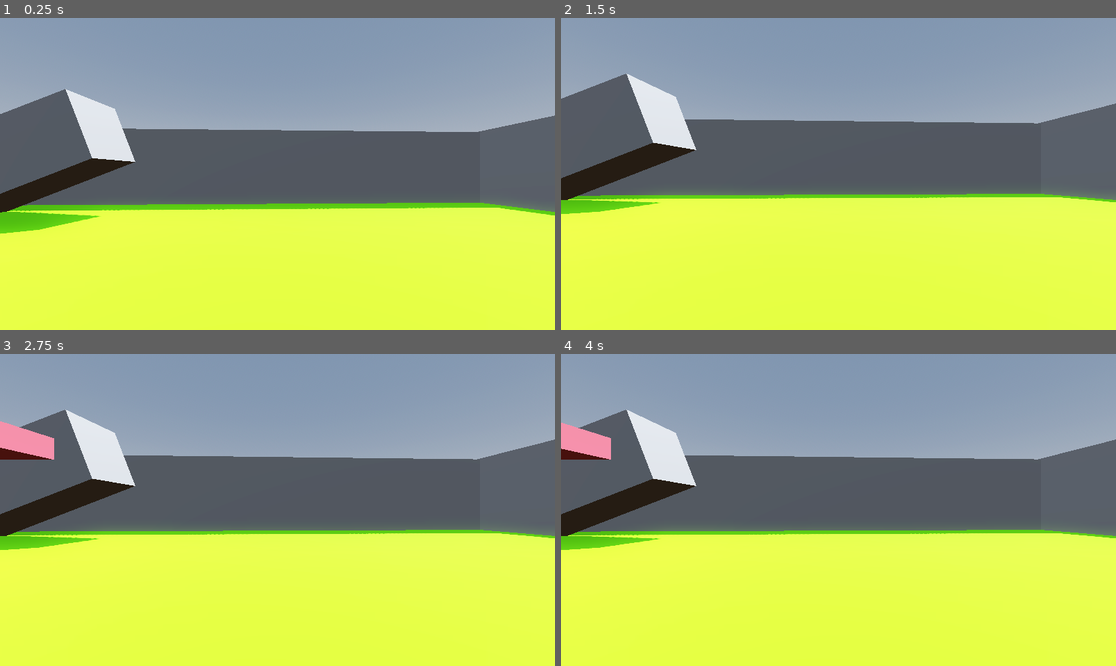
Above: before the commit, frames 1-4 (two rows, left to right).
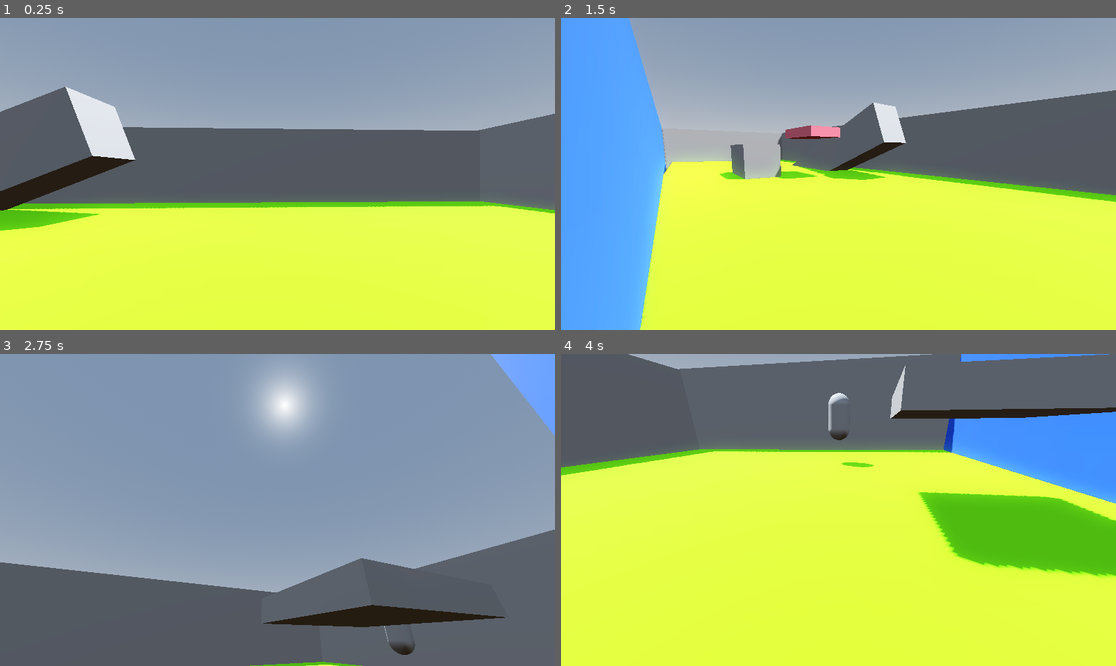
Above: after the commit, the same moments.

Repository: wyttnytt/MAC
Game: Godot game, scene res://world.tscn
The game is run twice, just before and just after one commit, with the same random seed, the same clock (stepped at 60 frames per second) and the same inputs.
Inputs (mouse positions are in pixels of both pictures, inside the frame that each line leads up to):
- Up to frame 1 (0.25 s): no input
- Up to frame 2 (1.5 s): move the mouse to (960, 158) at 0.52 s; hold D (right) 0.53-1.28 s; tap Shift (crouch) at 0.6, 1.35 s; tap Space (jump) at 0.77 s; move the mouse to (727, 189) at 1.27 s; hold S (back) from 1.28 s (still down)
- Up to frame 3 (2.75 s): tap Space (jump) at 1.52 s; move the mouse to (333, 441) at 2.02 s; release S (back) at 2.03 s; hold D (right) from 2.03 s (still down); hold Ctrl (sprint) from 2.03 s (still down); tap Shift (crouch) at 2.3 s
- Up to frame 4 (4 s): move the mouse to (810, 572) at 2.77 s; release D (right) at 2.78 s; release Ctrl (sprint) at 2.78 s; hold W (forward) 2.78-3.53 s; tap Shift (crouch) at 2.85, 3.6 s; tap Space (jump) at 3.02, 3.77 s; move the mouse to (1005, 556) at 3.52 s; hold A (left) from 3.53 s (still down)

The runs differ from the first frame. In frame 1, 2.2% of the frame differs, in the area x 0-100%, y 22-70%; in frame 2, 29%; in frame 3, 75%, in the area x 0-100%, y 0-100%; in frame 4, 60%.
Error before the commit: Parse Error: Used space character for indentation instead of tab as used before in the file. (res://playermovement.gd:105)

Commit message:
Crouch capabilities

Diff:
--- a/playermovement.gd
+++ b/playermovement.gd
@@ -1,9 +1,9 @@
 extends RigidBody3D
 
-const CROUCH_SPEED = 1.0
-const WALK_SPEED = 75.0
-const MAX_WALK_SPEED = 15.0
-const AIR_SPEED = 10.0
+const CROUCH_SPEED = 20.0
+const WALK_SPEED = 50.0
+const MAX_WALK_SPEED = 10.0
+const AIR_SPEED = 1
 const SPRINT_SPEED = 80.0
 const SENSITIVITY = 0.004
 const BOB_FREQ = 2.0
@@ -13,6 +13,7 @@
 const BASE_FOV = 75.0
 const FOV_CHANGE = 1
 var friction = 0
+var crouch = 0
 var was_on_floor
 var direction = Vector3()
 var velocity = Vector3()
@@ -21,6 +22,7 @@
 var left_collided = false
 var right_collided = false
 var back_collided = false
+var is_roofed = false
 var jump_vector = Vector3(-100,-JUMP_HEIGHT,-100)
 @onready var head = $Head
 @onready var camera = $Head/Camera3D
@@ -32,6 +34,7 @@
 @onready var left = $Head/left
 @onready var right = $Head/right
 @onready var back = $Head/back
+@onready var upboy = $upboy
 # Called when the node enters the scene tree for the first time.
 func _ready() -> void:
 	self.set_contact_monitor(true)
@@ -39,6 +42,7 @@
 	Input.set_mouse_mode(Input.MOUSE_MODE_CAPTURED)
 	linear_damp = 2
 	raycast.enabled = true
+	upboy.enabled = true
 	front.set_monitoring(true)
 	left.set_monitoring(true)
 	right.set_monitoring(true)
@@ -60,6 +64,14 @@
 		return true
 	return false
 
+func _uncrouch_collision() -> bool:
+	upboy.force_raycast_update()  # Update the raycast position
+	if upboy.is_colliding():
+		var collision_point = upboy.get_collision_point()
+		var collider = upboy.get_collider()
+		$"../AnimationPlayer".pause()
+		return true
+	return false
 
 # Called every frame. 'delta' is the elapsed time since the previous frame.
 func _touching_wall(vector) -> Vector3:
@@ -82,6 +94,7 @@
 	var v = sqrt(pow(linear_velocity.x,2)+pow(linear_velocity.y,2)+pow(linear_velocity.z,2))
 	print(input)
 	is_on_floor = _touching_floor()
+	is_roofed = _uncrouch_collision()
 	if Input.is_action_just_pressed("jump") and is_on_floor:
 		apply_central_impulse(Vector3(input.x,1.0*JUMP_HEIGHT,input.z))
 	elif abs(v) < MAX_WALK_SPEED:
@@ -91,7 +104,7 @@
 			set_gravity_scale(1.5)
 			apply_central_impulse(input*AIR_SPEED*delta)
 		else:
-			if Input.is_action_just_pressed("crouch"):
+			if crouch:
 				apply_central_impulse(input*CROUCH_SPEED*delta)
 			else:
 				apply_central_impulse(input*WALK_SPEED*delta)
@@ -99,21 +112,20 @@
 		pass
 	#crouching below
 	if Input.is_action_just_pressed("crouch"):
+		crouch = 1
+	elif Input.is_action_just_released("crouch"):
+		crouch = -1
+	elif crouch == 1:
+		crouch = 0
 		$"../AnimationPlayer".play("crouch")
-		print ("whar")
-	elif Input.is_action_just_released("crouch"):
+		linear_damp = 3
+		linear_velocity = Vector3(0,0,0)
+	elif crouch == -1 and not is_roofed:
+		crouch = 0
 		$"../AnimationPlayer".play_backwards("crouch")
-  		set_gravity_scale(1)
-			apply_central_impulse(input*WALK_SPEED*delta)
-	else:
-		pass
-func _on_rigid_body_3d_body_entered(body: Node) -> void:
-	$"../AnimationPlayer".pause("crouch")
-	print ("amongus")
+		set_gravity_scale(1)
+		linear_damp = 2
 
-func _on_rigid_body_3d_body_exited(body: Node) -> void:
-	$"../AnimationPlayer".resume("crouch")
-	print ("sus")
 
 
 
--- a/world.tscn
+++ b/world.tscn
@@ -1,5 +1,4 @@
-
-[gd_scene load_steps=19 format=3 uid="uid://cbvnws21jha45"]
+[gd_scene load_steps=20 format=3 uid="uid://cbvnws21jha45"]
 
 [ext_resource type="Script" path="res://6.gd" id="2_sa5dh"]
 [ext_resource type="Script" path="res://playermovement.gd" id="2_ye60e"]
@@ -107,26 +106,26 @@
 tracks/5/type = "value"
 tracks/5/imported = false
 tracks/5/enabled = true
-tracks/5/path = NodePath("RigidBody3D/Head/Camera3D:position")
+tracks/5/path = NodePath("CharacterBody3D/RigidBody3D/CrouchCheck:position")
 tracks/5/interp = 1
 tracks/5/loop_wrap = true
 tracks/5/keys = {
 "times": PackedFloat32Array(0),
 "transitions": PackedFloat32Array(1),
 "update": 0,
-"values": [Vector3(0, 0, 0)]
+"values": [Vector3(0, 2.0346, 0)]
 }
 tracks/6/type = "value"
 tracks/6/imported = false
 tracks/6/enabled = true
-tracks/6/path = NodePath("CharacterBody3D/RigidBody3D/CrouchCheck:position")
+tracks/6/path = NodePath("RigidBody3D/Head:scale")
 tracks/6/interp = 1
 tracks/6/loop_wrap = true
 tracks/6/keys = {
 "times": PackedFloat32Array(0),
 "transitions": PackedFloat32Array(1),
 "update": 0,
-"values": [Vector3(0, 2.0346, 0)]
+"values": [Vector3(1, 1, 1)]
 }
 
 [sub_resource type="Animation" id="Animation_0h2cp"]
@@ -190,31 +189,31 @@
 "times": PackedFloat32Array(0, 0.233333),
 "transitions": PackedFloat32Array(1, 1),
 "update": 0,
-"values": [Vector3(0, 1.77355, 0), Vector3(0, 1.77355, 0)]
+"values": [Vector3(0, 1.77355, 0), Vector3(0, 0.887, 0)]
 }
 tracks/5/type = "value"
 tracks/5/imported = false
 tracks/5/enabled = true
-tracks/5/path = NodePath("RigidBody3D/Head/Camera3D:position")
+tracks/5/path = NodePath("CharacterBody3D/RigidBody3D/CrouchCheck:position")
 tracks/5/interp = 1
 tracks/5/loop_wrap = true
 tracks/5/keys = {
 "times": PackedFloat32Array(0, 0.233333),
 "transitions": PackedFloat32Array(1, 1),
 "update": 0,
-"values": [Vector3(0, 0, 0), Vector3(0, -1, 0)]
+"values": [Vector3(0, 2.0346, 0), Vector3(0, 1, 0)]
 }
 tracks/6/type = "value"
 tracks/6/imported = false
 tracks/6/enabled = true
-tracks/6/path = NodePath("CharacterBody3D/RigidBody3D/CrouchCheck:position")
+tracks/6/path = NodePath("RigidBody3D/Head:scale")
 tracks/6/interp = 1
 tracks/6/loop_wrap = true
 tracks/6/keys = {
 "times": PackedFloat32Array(0, 0.233333),
 "transitions": PackedFloat32Array(1, 1),
 "update": 0,
-"values": [Vector3(0, 2.0346, 0), Vector3(0, 1, 0)]
+"values": [Vector3(1, 1, 1), Vector3(1, 0.5, 1)]
 }
 
 [sub_resource type="AnimationLibrary" id="AnimationLibrary_bk5mk"]
@@ -321,6 +320,9 @@
 [node name="RayCast3D" type="RayCast3D" parent="RigidBody3D"]
 transform = Transform3D(1, 0, 0, 0, 1, 0, 0, 0, 1, 0, 0.889945, -0.0274236)
 
+[node name="upboy" type="RayCast3D" parent="RigidBody3D"]
+transform = Transform3D(-0.999999, 0.00116938, 0, -0.00116938, -0.999999, 0, 0, 0, 1, -0.0438805, 1.42183, 0.00504364)
+
 [node name="Node3D" type="Node3D" parent="."]
 
 [node name="2" type="CSGBox3D" parent="Node3D"]
@@ -370,7 +372,7 @@
 }
 
 [node name="StaticBody3D" type="StaticBody3D" parent="AnimationPlayer"]
-transform = Transform3D(1, 0, 0, 0, 1, 0, 0, 0, 1, 0, -0.501374, 0)
+transform = Transform3D(1, 0, 0, 0, 1, 0, 0, 0, 1, 0, -0.301375, 0)
 
 [node name="MeshInstance3D" type="MeshInstance3D" parent="AnimationPlayer/StaticBody3D"]
 transform = Transform3D(1, 0, 0, 0, 1, 0, 0, 0, 1, -5.74544, 2.12128, 0.152058)
